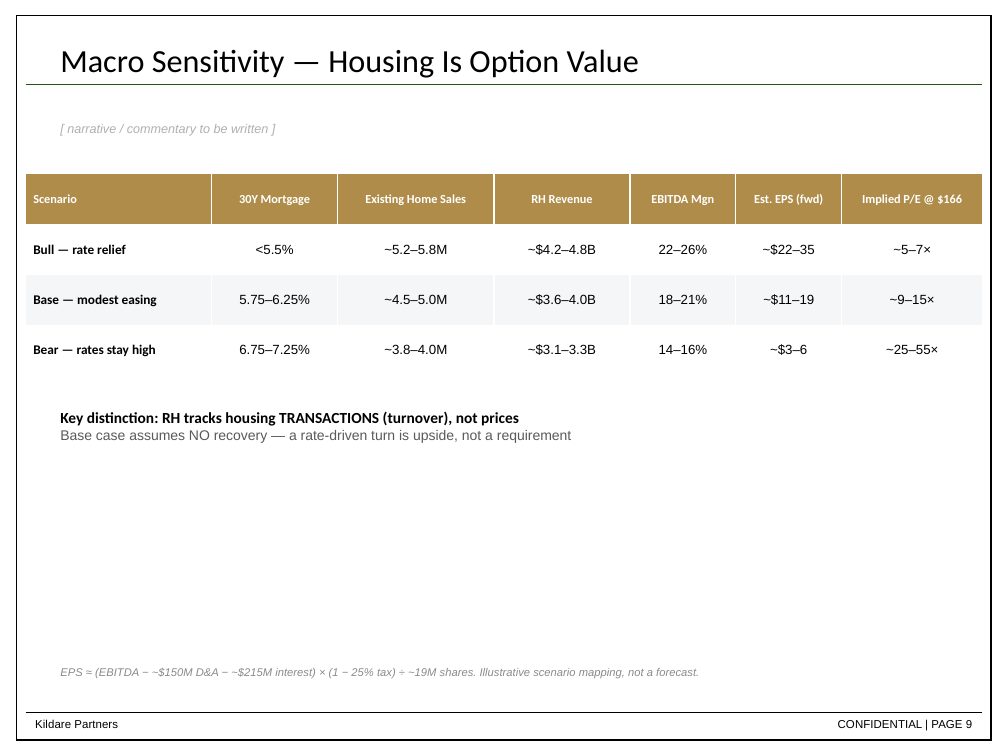
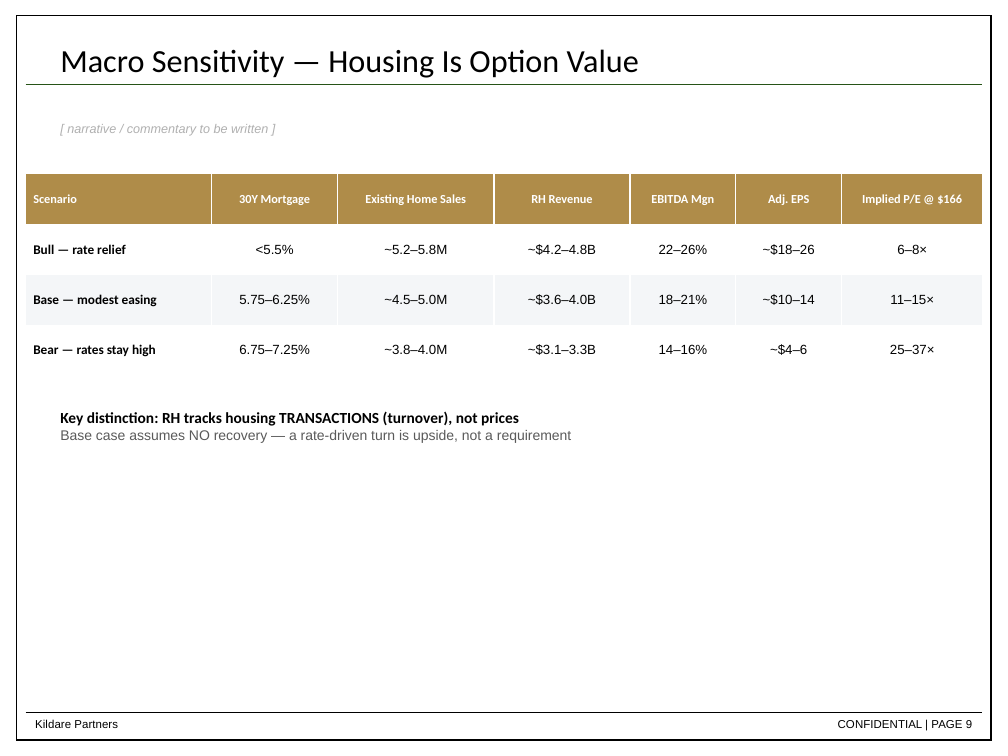
Before and after one commit to dchen88888/Nike-Stock-Pitch, a slide deck: slide 9 of RH_Stock_Pitch_updated.pptx. Drawn at 1008x756 pixels with LibreOffice and Linux fonts; fonts in the diff are those of the drawing. Boxes give left, top, right and bottom in pixels: in the first picture for what was removed or moved away, otherwise in the second. Text is boxed around its words. In the diff, an @@ line names an element or a change of style, - is before the commit and + after.

```diff
--- a/RH_Stock_Pitch_updated.pptx
+++ b/RH_Stock_Pitch_updated.pptx
@@ table at bbox=[25, 174, 983, 376] @@
-row 1, column 6: Est. EPS (fwd)
+row 1, column 6: Adj. EPS
-row 2, column 6: ~$22–35
+row 2, column 6: ~$18–26
-row 2, column 7: ~5–7×
+row 2, column 7: 6–8×
-row 3, column 6: ~$11–19
+row 3, column 6: ~$10–14
-row 3, column 7: ~9–15×
+row 3, column 7: 11–15×
-row 4, column 6: ~$3–6
+row 4, column 6: ~$4–6
-row 4, column 7: ~25–55×
+row 4, column 7: 25–37×
@@ text removed at bbox=[60, 668, 699, 678] @@
-EPS ≈ (EBITDA − ~$150M D&A − ~$215M interest) × (1 − 25% tax) ÷ ~19M shares. Illustrative scenario mapping, not a forecast.
```
Also in this commit, not shown: 9 other slides changed.
